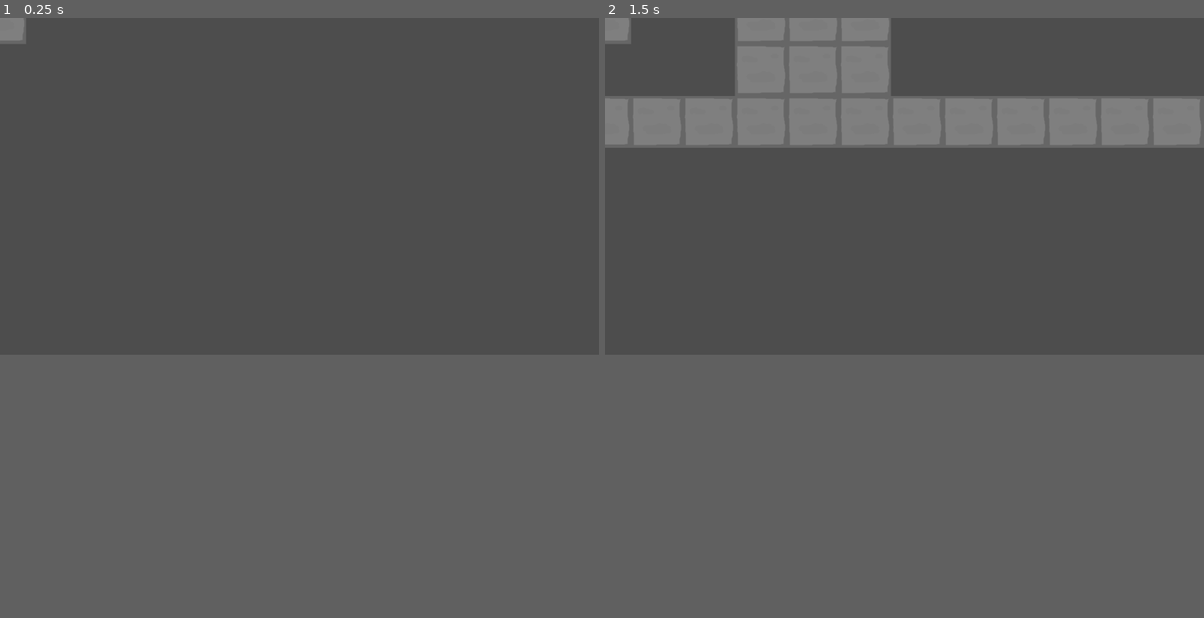
Above: before the commit, frames 1-2 (left to right).
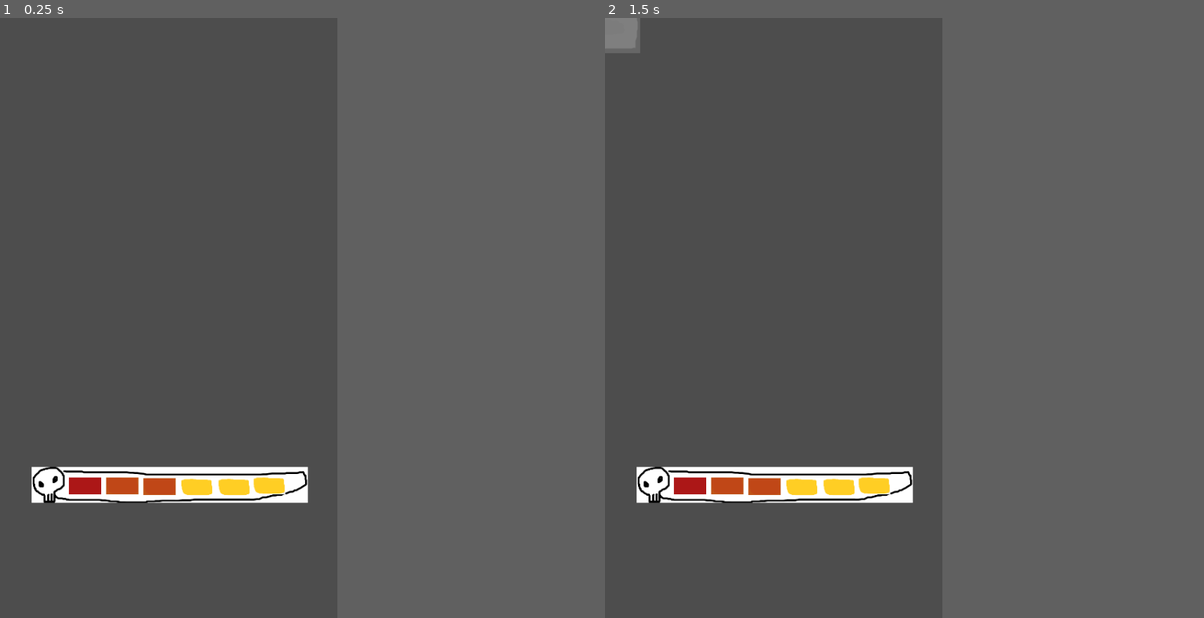
Above: after the commit, the same moments.

Repository: chamwhy/godotTest
Game: Godot game, scene res://04_Scenes/main.tscn
Two runs of this game, one before a commit and one after it. Both use one fixed random seed, a clock stepped at 60 frames per second and the inputs below.
Inputs:
- Up to frame 1 (0.25 s): no input
- Up to frame 2 (1.5 s): tap Enter at 0.5 s; tap X (test_x) at 0.6, 1.35 s; tap Space at 1.25 s
In our replay, the window is 799x449 before the commit and 450x800 after it. These sizes can differ from the game's own. Grey fills any space a smaller window leaves; there, only what the larger window draws over its background counts as a difference.

The runs differ from the first frame. In frame 1, 3.0% of the frame differs, in the area x 0-52%, y 0-81%; in frame 2, 15%, in the area x 0-100%, y 0-81%.

Commit message:
간단하게 ui 추가 및 scene 등록

Diff:
--- /dev/null
+++ b/godot/04_Scenes/Entities/monster.tscn
@@ -0,0 +1,8 @@
+[gd_scene load_steps=2 format=3 uid="uid://dqhep7nhltvi5"]
+
+[ext_resource type="Texture2D" uid="uid://b57ff3jpmydsd" path="res://03_Resources/Test/monster.png" id="1_5t34h"]
+
+[node name="Monster" type="Node2D"]
+
+[node name="Sprite2D" type="Sprite2D" parent="."]
+texture = ExtResource("1_5t34h")
--- /dev/null
+++ b/godot/04_Scenes/Entities/player.tscn
@@ -0,0 +1,10 @@
+[gd_scene load_steps=2 format=3 uid="uid://bdvhogbuwr7u4"]
+
+[ext_resource type="Texture2D" uid="uid://b626d0ubo3kx8" path="res://03_Resources/Test/player_idle.png" id="1_xlkh0"]
+
+[node name="Player" type="Node2D"]
+
+[node name="PlayerIdle" type="Sprite2D" parent="."]
+position = Vector2(0, 1)
+scale = Vector2(0.64, 0.64)
+texture = ExtResource("1_xlkh0")
--- /dev/null
+++ b/godot/04_Scenes/Entities/tile.tscn
@@ -0,0 +1,9 @@
+[gd_scene load_steps=2 format=3 uid="uid://d2cywxk6y7dsc"]
+
+[ext_resource type="Texture2D" uid="uid://cf8kp00y8elua" path="res://03_Resources/Test/bottom.png" id="1_vs72f"]
+
+[node name="Tile" type="Node2D"]
+
+[node name="Sprite2D" type="Sprite2D" parent="."]
+z_index = -1
+texture = ExtResource("1_vs72f")
--- a/godot/04_Scenes/Entities/wall.tscn
+++ b/godot/04_Scenes/Entities/wall.tscn
@@ -1,10 +1,10 @@
 [gd_scene load_steps=3 format=3 uid="uid://dutdkiwxrnvay"]
 
 [ext_resource type="Script" uid="uid://br3pcaiekhq" path="res://01_Scripts/Entities/Tiles/Tiles.gd" id="1_2f07e"]
-[ext_resource type="Texture2D" uid="uid://cf8kp00y8elua" path="res://03_Resources/Test/bottom.png" id="1_advkp"]
+[ext_resource type="Texture2D" uid="uid://ddqhlqiiy8s6j" path="res://03_Resources/Test/wall.png" id="2_2f07e"]
 
 [node name="Wall" type="Node2D"]
 script = ExtResource("1_2f07e")
 
 [node name="Sprite2D" type="Sprite2D" parent="."]
-texture = ExtResource("1_advkp")
+texture = ExtResource("2_2f07e")
--- a/godot/04_Scenes/main.tscn
+++ b/godot/04_Scenes/main.tscn
@@ -1,7 +1,12 @@
-[gd_scene load_steps=3 format=3 uid="uid://cr5oiuml1f0up"]
+[gd_scene load_steps=8 format=3 uid="uid://cr5oiuml1f0up"]
 
 [ext_resource type="Script" uid="uid://ybb0yxgxcq8b" path="res://01_Scripts/Test/MapMakeTester.gd" id="1_6s166"]
 [ext_resource type="PackedScene" uid="uid://dutdkiwxrnvay" path="res://04_Scenes/Entities/wall.tscn" id="2_02eq7"]
+[ext_resource type="PackedScene" uid="uid://bdvhogbuwr7u4" path="res://04_Scenes/Entities/player.tscn" id="3_rbyvi"]
+[ext_resource type="PackedScene" uid="uid://dqhep7nhltvi5" path="res://04_Scenes/Entities/monster.tscn" id="4_xfwcn"]
+[ext_resource type="PackedScene" uid="uid://d2cywxk6y7dsc" path="res://04_Scenes/Entities/tile.tscn" id="5_ibv6u"]
+[ext_resource type="Texture2D" uid="uid://c136eykec6roi" path="res://03_Resources/Test/hpbar.png" id="6_ibv6u"]
+[ext_resource type="Texture2D" uid="uid://buj5q8hvmbqar" path="res://03_Resources/Test/hpbarCnt.png" id="7_6grqo"]
 
 [node name="Main" type="Node"]
 
@@ -19,3 +24,115 @@
 [node name="EntityParent" type="Node2D" parent="LevelManager/Level_01"]
 
 [node name="Wall" parent="LevelManager/Level_01/EntityParent" instance=ExtResource("2_02eq7")]
+visible = false
+
+[node name="Player" parent="LevelManager/Level_01/EntityParent" instance=ExtResource("3_rbyvi")]
+visible = false
+
+[node name="Monster" parent="LevelManager/Level_01/EntityParent" instance=ExtResource("4_xfwcn")]
+visible = false
+
+[node name="Tile" parent="LevelManager/Level_01/EntityParent" instance=ExtResource("5_ibv6u")]
+visible = false
+
+[node name="Control" type="Control" parent="."]
+layout_mode = 3
+anchors_preset = 15
+anchor_right = 1.0
+anchor_bottom = 1.0
+grow_horizontal = 2
+grow_vertical = 2
+
+[node name="TextureRect" type="TextureRect" parent="Control"]
+layout_mode = 1
+anchors_preset = 7
+anchor_left = 0.5
+anchor_top = 1.0
+anchor_right = 0.5
+anchor_bottom = 1.0
+offset_left = -195.0
+offset_top = -215.0
+offset_right = 547.0
+offset_bottom = -118.0
+grow_horizontal = 2
+grow_vertical = 0
+scale = Vector2(0.53, 0.53)
+texture = ExtResource("6_ibv6u")
+
+[node name="TextureRect" type="TextureRect" parent="Control/TextureRect"]
+modulate = Color(0.64159393, 1.2535593e-06, 7.917217e-07, 0.9098039)
+layout_mode = 1
+anchors_preset = 4
+anchor_top = 0.5
+anchor_bottom = 0.5
+offset_left = 100.00001
+offset_top = -20.198166
+offset_right = 187.0
+offset_bottom = 24.801834
+grow_vertical = 2
+texture = ExtResource("7_6grqo")
+
+[node name="TextureRect2" type="TextureRect" parent="Control/TextureRect"]
+modulate = Color(0.7287403, 0.26208425, 0, 0.9098039)
+layout_mode = 1
+anchors_preset = 4
+anchor_top = 0.5
+anchor_bottom = 0.5
+offset_left = 200.0
+offset_top = -20.19812
+offset_right = 287.0
+offset_bottom = 24.80188
+grow_vertical = 2
+texture = ExtResource("7_6grqo")
+
+[node name="TextureRect3" type="TextureRect" parent="Control/TextureRect"]
+modulate = Color(0.7287403, 0.26208425, 0, 0.9098039)
+layout_mode = 1
+anchors_preset = 4
+anchor_top = 0.5
+anchor_bottom = 0.5
+offset_left = 300.0
+offset_top = -18.31128
+offset_right = 387.0
+offset_bottom = 26.68872
+grow_vertical = 2
+texture = ExtResource("7_6grqo")
+
+[node name="TextureRect4" type="TextureRect" parent="Control/TextureRect"]
+modulate = Color(1, 1, 1, 0.9098039)
+layout_mode = 1
+anchors_preset = 4
+anchor_top = 0.5
+anchor_bottom = 0.5
+offset_left = 400.0
+offset_top = -16.0094
+offset_right = 487.0
+offset_bottom = 28.9906
+grow_vertical = 2
+texture = ExtResource("7_6grqo")
+
+[node name="TextureRect5" type="TextureRect" parent="Control/TextureRect"]
+modulate = Color(1, 1, 1, 0.9098039)
+layout_mode = 1
+anchors_preset = 4
+anchor_top = 0.5
+anchor_bottom = 0.5
+offset_left = 499.99997
+offset_top = -16.0094
+offset_right = 587.0
+offset_bottom = 28.9906
+grow_vertical = 2
+texture = ExtResource("7_6grqo")
+
+[node name="TextureRect6" type="TextureRect" parent="Control/TextureRect"]
+modulate = Color(1, 1, 1, 0.9098039)
+layout_mode = 1
+anchors_preset = 4
+anchor_top = 0.5
+anchor_bottom = 0.5
+offset_left = 594.33966
+offset_top = -20.19809
+offset_right = 681.33966
+offset_bottom = 24.80191
+grow_vertical = 2
+texture = ExtResource("7_6grqo")
--- a/godot/05_Data/09_Util/exported_resources.tres
+++ b/godot/05_Data/09_Util/exported_resources.tres
@@ -1,14 +1,17 @@
-[gd_resource type="Resource" script_class="ResourceExporter" load_steps=3 format=3 uid="uid://bivlth267c0h3"]
+[gd_resource type="Resource" script_class="ResourceExporter" load_steps=6 format=3 uid="uid://bivlth267c0h3"]
 
 [ext_resource type="Script" uid="uid://dgnyiuyqkgp26" path="res://01_Scripts/Util/ResourceExporter.gd" id="1_8ssbv"]
 [ext_resource type="PackedScene" uid="uid://dutdkiwxrnvay" path="res://04_Scenes/Entities/wall.tscn" id="1_lhdmw"]
+[ext_resource type="PackedScene" uid="uid://dqhep7nhltvi5" path="res://04_Scenes/Entities/monster.tscn" id="1_ljuqx"]
+[ext_resource type="PackedScene" uid="uid://bdvhogbuwr7u4" path="res://04_Scenes/Entities/player.tscn" id="2_77qpq"]
+[ext_resource type="PackedScene" uid="uid://d2cywxk6y7dsc" path="res://04_Scenes/Entities/tile.tscn" id="3_2mgts"]
 
 [resource]
 script = ExtResource("1_8ssbv")
 entityScenes = Dictionary[String, PackedScene]({
-"Monster": ExtResource("1_lhdmw"),
-"Player": ExtResource("1_lhdmw"),
-"Tile": ExtResource("1_lhdmw"),
+"Monster": ExtResource("1_ljuqx"),
+"Player": ExtResource("2_77qpq"),
+"Tile": ExtResource("3_2mgts"),
 "Wall": ExtResource("1_lhdmw")
 })
 metadata/_custom_type_script = "uid://dgnyiuyqkgp26"
--- a/godot/project.godot
+++ b/godot/project.godot
@@ -26,6 +26,12 @@
 InputManager="*res://01_Scripts/Systems/AutoLoad/InputManager.gd"
 MapDrawer="*res://01_Scripts/Systems/Map/MapDrawer.gd"
 
+[display]
+
+window/size/viewport_width=480
+window/size/viewport_height=854
+window/stretch/mode="viewport"
+
 [input]
 
 test_x={
Binary file added: godot/03_Resources/Test/hpbar.png
Not shown, added: godot/03_Resources/Test/hpbar.png.import
Binary file added: godot/03_Resources/Test/hpbarCnt.png
Not shown, added: godot/03_Resources/Test/hpbarCnt.png.import
Binary file added: godot/03_Resources/Test/monster.png
Not shown, added: godot/03_Resources/Test/monster.png.import
Binary file added: godot/03_Resources/Test/player_idle.png
Not shown, added: godot/03_Resources/Test/player_idle.png.import
Binary file added: godot/03_Resources/Test/wall.png
Not shown, added: godot/03_Resources/Test/wall.png.import
